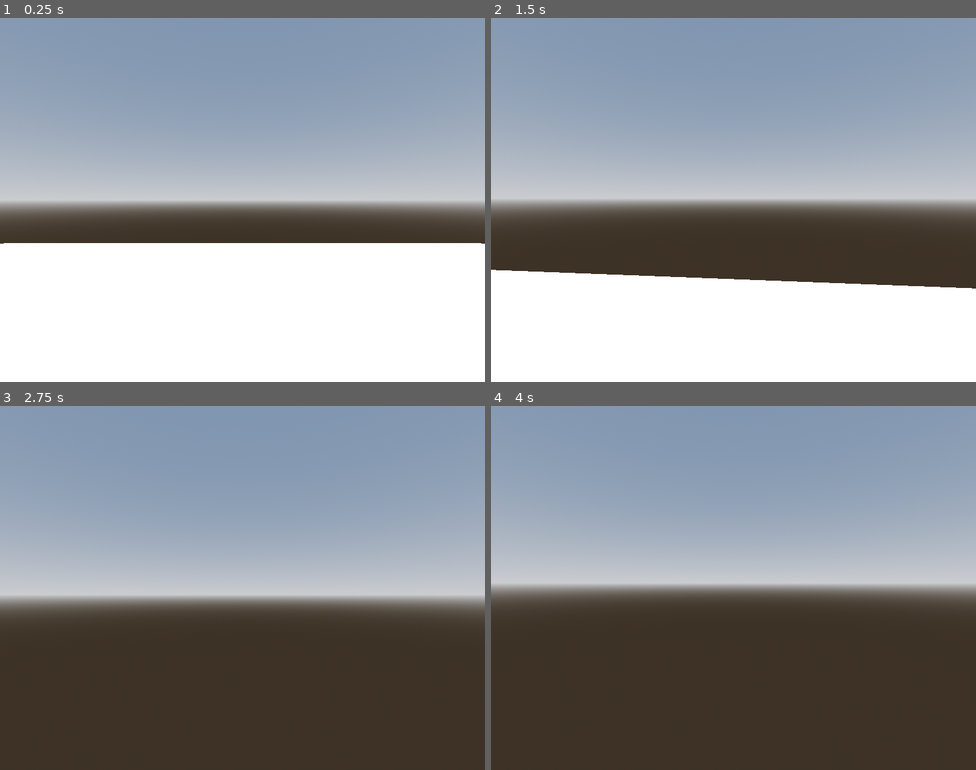
Above: before the commit, frames 1-4 (two rows, left to right).
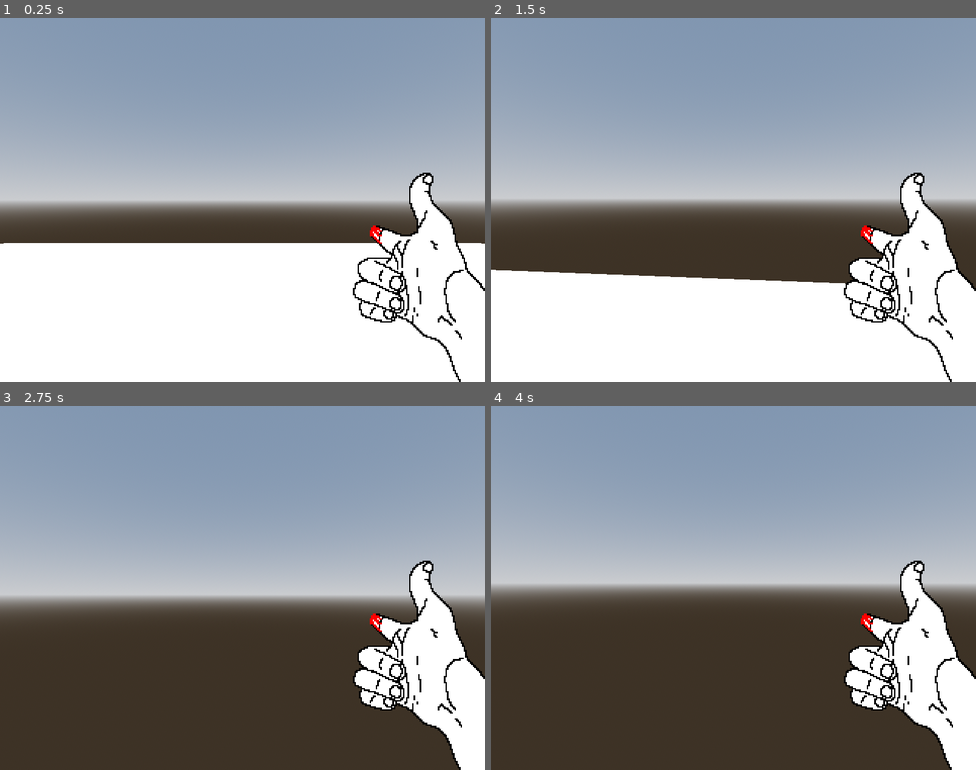
Above: after the commit, the same moments.

Repository: carolper2000/trijam-328
Game: Godot game, scene res://Scenes/MainScene.tscn
The game is run twice, just before and just after one commit, with the same random seed, the same clock (stepped at 60 frames per second) and the same inputs.
Inputs (mouse positions are in pixels of both pictures, inside the frame that each line leads up to):
- Up to frame 1 (0.25 s): no input
- Up to frame 2 (1.5 s): tap Enter (ui_accept) at 0.5, 0.77 s; move the mouse to (757, 200) at 0.52 s; hold W (forward) from 0.53 s (still down); move the mouse to (709, 200) at 1.27 s
- Up to frame 3 (2.75 s): keep holding W (forward); tap Enter (ui_accept) at 1.52 s; move the mouse to (252, 580) at 2.02 s
- Up to frame 4 (4 s): keep holding W (forward); tap Enter (ui_accept) at 2.75, 3.02, 3.5, 3.77 s; move the mouse to (728, 595) at 2.77 s; move the mouse to (767, 591) at 3.52 s

The runs differ from the first frame. In frame 1, 2.4% of the frame differs, in the area x 72-100%, y 42-100%; in frame 2, 4.4%; in frame 3, 8.0%; in frame 4, 8.0%.

Commit message:
chore: import hand and bullets, add hand in player scene

Diff:
--- a/Scenes/Player.tscn
+++ b/Scenes/Player.tscn
@@ -1,6 +1,7 @@
-[gd_scene load_steps=3 format=3 uid="uid://cvyrnq2fycdqt"]
+[gd_scene load_steps=4 format=3 uid="uid://cvyrnq2fycdqt"]
 
 [ext_resource type="Script" uid="uid://c5lb3ol44ll84" path="res://Scripts/player.gd" id="1_rpqav"]
+[ext_resource type="Texture2D" uid="uid://bvwej6cqpdiq" path="res://Assets/finger_gun.png" id="2_kyqiw"]
 
 [sub_resource type="CapsuleShape3D" id="CapsuleShape3D_qbkls"]
 
@@ -15,3 +16,11 @@
 transform = Transform3D(1, 0, 0, 0, 1, 0, 0, 0, 1, 0, 1.8, 0)
 
 [node name="Camera3D" type="Camera3D" parent="Head"]
+
+[node name="CanvasGroup" type="Control" parent="."]
+layout_mode = 3
+anchors_preset = 0
+
+[node name="Sprite2D" type="Sprite2D" parent="CanvasGroup"]
+texture = ExtResource("2_kyqiw")
+centered = false
--- a/project.godot
+++ b/project.godot
@@ -47,5 +47,6 @@
 
 [rendering]
 
+textures/canvas_textures/default_texture_filter=0
 renderer/rendering_method="gl_compatibility"
 renderer/rendering_method.mobile="gl_compatibility"
Binary file added: Assets/blood_bullet.png
Not shown, added: Assets/blood_bullet.png.import
Binary file added: Assets/finger_gun.png
Not shown, added: Assets/finger_gun.png.import
